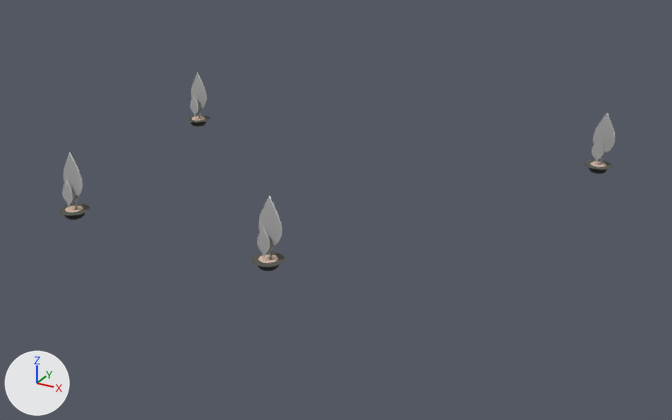
Renders of the glTF model www/models/lba2/iso_scenes/80.glb from each side of a commit.
One viewpoint serves both versions: a 50 mm camera at (54.1, -63.9, 24.3) aimed at (28.0, -16.5, 0.5). Every picture has the same lights, and +X, +Y and +Z are marked at lower left. Where no turn or scale is listed for an object, it has been applied to the vertices. Vertices at the same position are counted once.

Names of what the first picture shows: 'colored', 'textured_fa874ed4'.
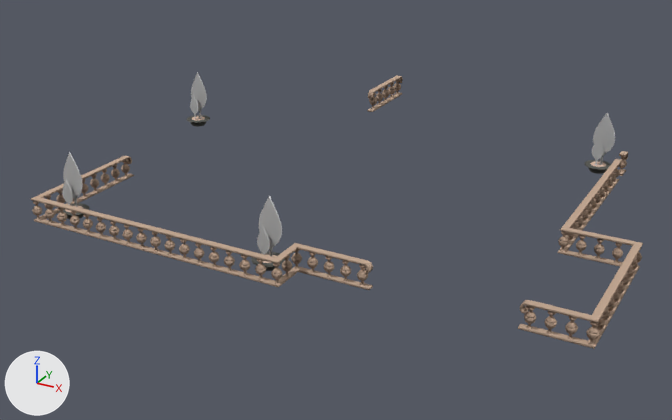
Where the change shows, as pixel boxes [x1, y1, x2, y2] in the pictures (672 x 420 px):
'colored', reshaped (11% wider, 75% taller)
    before: [59, 115, 612, 271]
    after: [31, 75, 643, 349]
part 1 of me_mesh_0, added (beige)
    after: [31, 156, 373, 290]
part 2 of me_mesh_0, added (beige)
    after: [518, 151, 643, 349]
part 3 of me_mesh_0, added (brown)
    after: [367, 75, 403, 112]

The change, as a list of edits to the scene's bpy script:
```text
Change me_mesh_0:
    used by ob_colored; location = (0.0, 0.0, 0.0)
    remove me_mesh_0.from_pydata(...)  # 1152 vertices, 2288 faces; spans x 10.1..41.9, y -26.9..-2.1, z 1.0..1.5
    add me_mesh_0.from_pydata(...)  # 40982 vertices, 79372 faces; spans x 10.1..46.8, y -27.8..-2.0, z 1.0..5.5
    me_mesh_0 part 1: 18726 vertices added at x 13.2..35.0, y -27.8..-19.0, z 1.0..2.5
    me_mesh_0 part 2: 17630 vertices added at x 42.2..46.8, y -25.8..-2.0, z 1.0..2.5
    me_mesh_0 part 3: 3474 vertices added at x 25.2..25.8, y -7.0..-2.0, z 4.0..5.5
```
